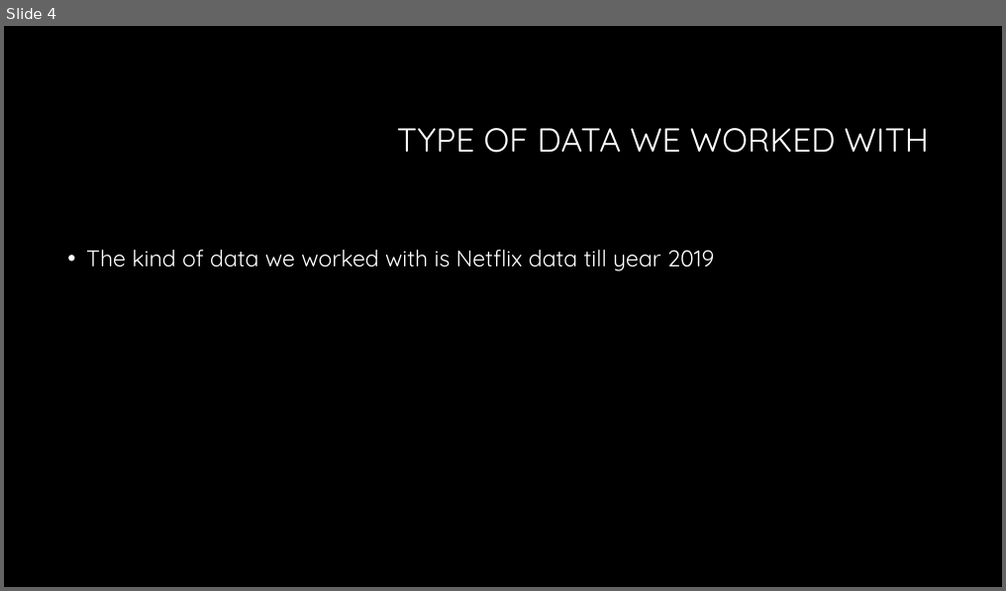
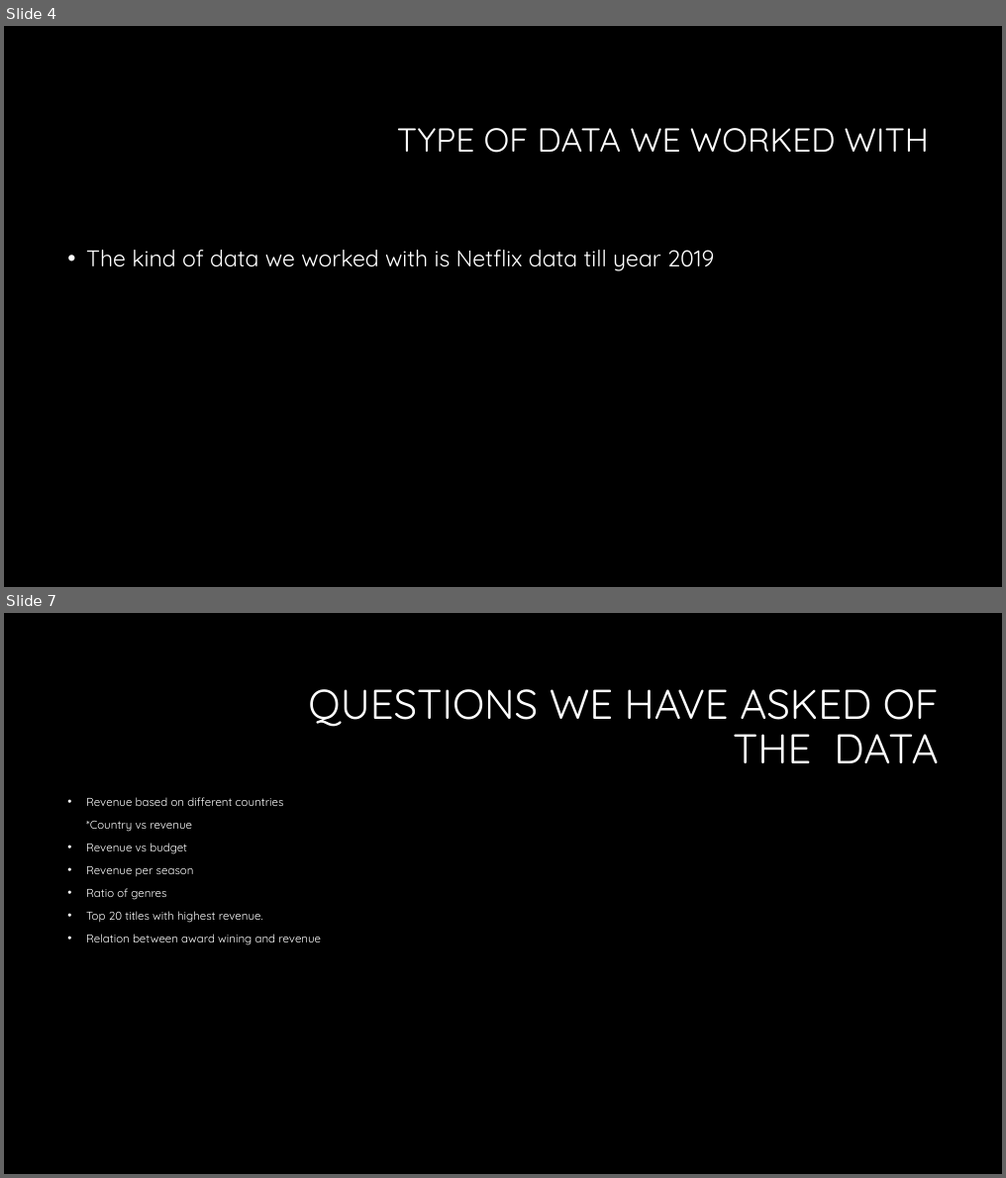
Before and after one commit to ahmadfarouk/Project-Netflix, a slide deck: netflix/The era of Netflix.pptx. Shown one above the other, each under a label of ours: slide 4 before the commit, slides 4 and 7 after it; the slides between them are not shown. The pictures are 1006x591 and 1006x1178 pixels, drawn with LibreOffice and Linux fonts; fonts in the diff are those of the drawing; background and template pictures are left out. Boxes give left, top, right and bottom in pixels: in the first picture for what was removed or moved away, otherwise in the second. Text is boxed around its words. In the diff, an @@ line names an element or a change of style, - is before the commit and + after.

```diff
--- a/netflix/The era of Netflix.pptx
+++ b/netflix/The era of Netflix.pptx
@@ slide 7 added at bbox=[4, 613, 1002, 1174], background #000000 @@
@@ title added at bbox=[308, 689, 939, 763], 40 pt, text #FFFFFF @@
+QUESTIONS WE HAVE ASKED OF THE DATA
@@ text added at bbox=[86, 797, 321, 946], 11 pt, text #FFFFFF @@
+• Revenue based on different countries
+*Country vs revenue
+• Revenue vs budget
+• Revenue per season
+• Ratio of genres
+• Top 20 titles with highest revenue.
+• Relation between award wining and revenue
```
Also in this commit, not shown: 2 slides changed, 3 other slides added.
